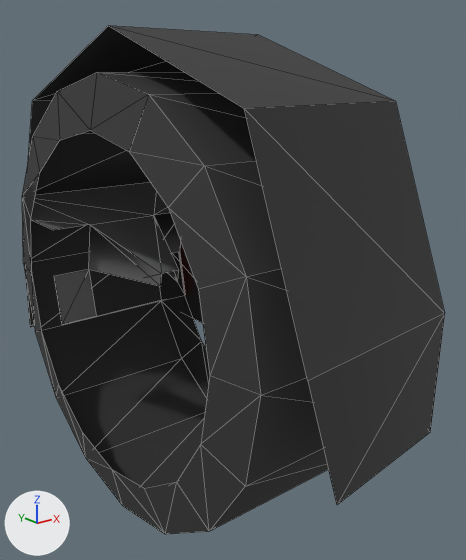
Renders of the OBJ model Resource/Game/car/carLeftTire.obj from each side of a commit.
One viewpoint serves both versions: a camera (50 mm lens) standing at (-0.533, -0.853, 0.329) and looking at (0.108, -0.051, 0.008). Arrows for +X, +Y and +Z are at lower left; the lights stay in place. Mesh edges are drawn as thin lines. Where no turn or scale is listed for an object, it has been applied to the vertices. Vertices at the same position are counted once.

In view in the first picture: 'leftTire_Cube.005'.
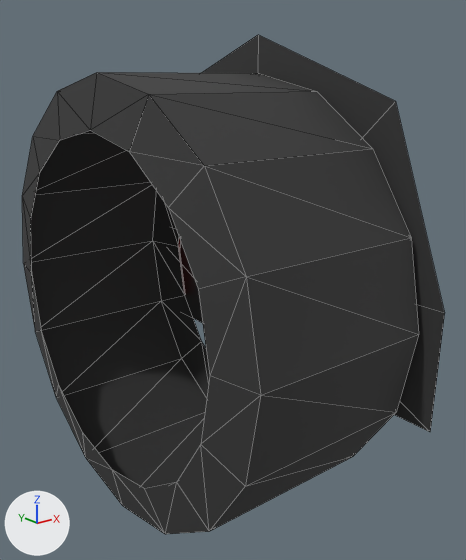
Pixel boxes (x1, y1, x2, y2) of what changed, in the pictures (466 x 560 px):
'leftTire_Cube.005', reshaped: before (22, 25, 445, 534); after (22, 35, 445, 534)
part 1 of me_lefttire_cube_005, deleted: before (26, 25, 445, 505)

The change, as a diff of the scene's bpy script:
```diff
--- a/Resource/Game/car/carLeftTire.obj.py
+++ b/Resource/Game/car/carLeftTire.obj.py
@@ me_lefttire_cube_005 @@
 # used by ob_lefttire_cube_005; location = (0.0, 0.0, 0.0)
-me_lefttire_cube_005.from_pydata(...)  # 108 vertices, 158 faces; spans x -0.111..0.212, y -0.416..0.411, z -0.365..0.397
+me_lefttire_cube_005.from_pydata(...)  # 85 vertices, 126 faces; spans x -0.111..0.212, y -0.386..0.411, z -0.365..0.397
+# me_lefttire_cube_005 part 1
+# 23 vertices are removed from x -0.087..0.118, y -0.416..0.382, z -0.163..0.396
+# 32 faces are deleted
 me_lefttire_cube_005.materials.append(mat_material)
 me_lefttire_cube_005.materials.append(mat_material_003)
-me_lefttire_cube_005.materials.append(mat_material_004)  # dark grey #6d6d6d
```
